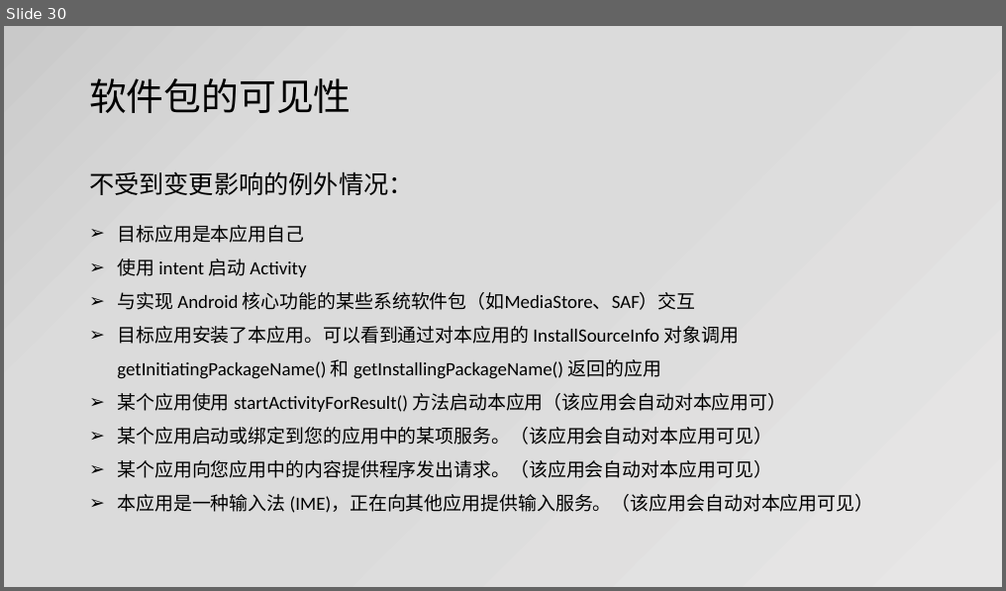
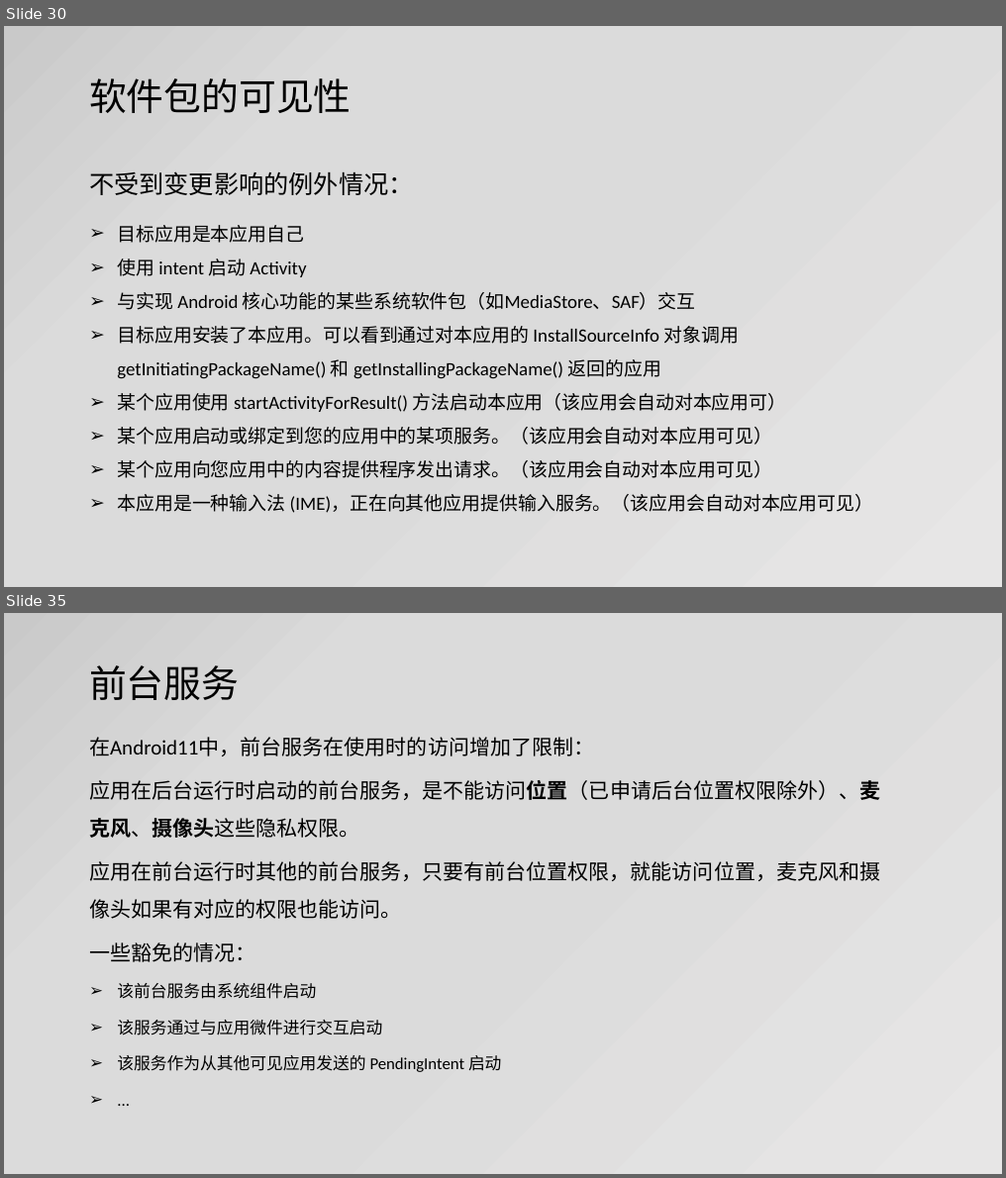
Before and after one commit to jianjunxiao/Adaptation, a slide deck: Android10、11适配.pptx. Shown one above the other, each under a label of ours: slide 30 before the commit, slides 30 and 35 after it; the slides between them are not shown. The pictures are 1006x591 and 1006x1178 pixels, drawn with LibreOffice and Linux fonts; fonts in the diff are those of the drawing. Boxes give left, top, right and bottom in pixels: in the first picture for what was removed or moved away, otherwise in the second. Text is boxed around its words. In the diff, an @@ line names an element or a change of style, - is before the commit and + after.

```diff
--- a/Android10、11适配.pptx
+++ b/Android10、11适配.pptx
@@ slide 35 added at (x1=4, y1=613, x2=1002, y2=1174), background gradient #E7E6E6 to #DBDBDB to #C9C9C9 @@
@@ title added at (x1=89, y1=665, x2=239, y2=700), 36 pt, text #000000 @@
+前台服务
@@ text added at (x1=89, y1=737, x2=881, y2=1072), 20 pt, text #000000 @@
+在Android11中，前台服务在使用时的访问增加了限制：
+应用在后台运行时启动的前台服务，是不能访问位置（已申请后台位置权限除外）、麦克风、摄像头这些隐私权限。
+应用在前台运行时其他的前台服务，只要有前台位置权限，就能访问位置，麦克风和摄像头如果有对应的权限也能访问。
+一些豁免的情况：
+➢ 该前台服务由系统组件启动
+➢ 该服务通过与应用微件进行交互启动
+➢ 该服务作为从其他可见应用发送的 PendingIntent 启动
+➢ ...
```
Also in this commit, not shown: 11 slides changed, 7 other slides added, 1 slide removed, 8 other files.
